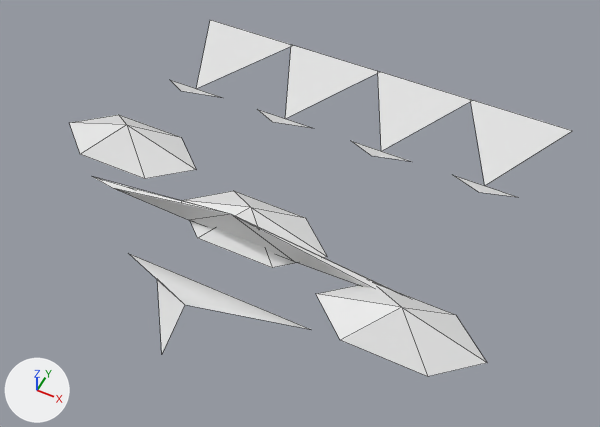
The OBJ model GameData/Meshes/Ships/aetherian/bomber_heavy.obj as it was, and as the next commit left it.
Camera for both pictures: a 50 mm lens placed at (2.37, -3.98, 5.53), pointed at (0.25, 0.26, 0.23). Lighting does not change. The marker at lower left points along +X, +Y and +Z. The older version comes first. Mesh edges are drawn as thin lines. Where no turn or scale is listed for an object, it has been applied to the vertices. Vertices at exactly the same position are counted once.

In view in the first picture: 'bomber_heavy'.
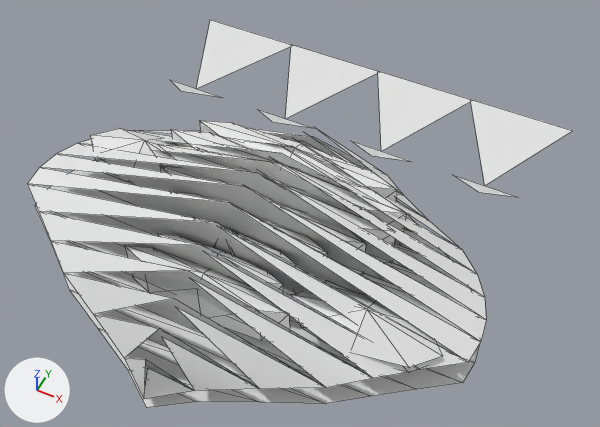
What the commit changed:
me_bomber_heavy is used by ob_bomber_heavy; location (0.0, 0.0, 0.0).
me_bomber_heavy had 66 vertices, 48 faces and spanned x -2.14..2.14, y -1.49..2.61, z 0.0..0.77.
me_bomber_heavy now has 354 vertices, 347 faces and spans x -2.05..2.05, y -1.77..2.61, z 0.0..0.91.
me_bomber_heavy part 1: the loose piece of 8 vertices spanning x -2.14..-0.76, y -0.05..0.55, z 0.32..0.57 is rebuilt with 10 vertices and now spans x -1.84..-0.61, y -0.1..0.45, z 0.35..0.55.
me_bomber_heavy part 2: the loose piece of 8 vertices spanning x -0.69..0.69, y -0.42..0.17, z 0.32..0.57 is rebuilt with 10 vertices and now spans x -0.61..0.61, y -0.49..0.06, z 0.35..0.55.
me_bomber_heavy part 3: the loose piece of 8 vertices spanning x 0.76..2.14, y -0.79..-0.2, z 0.32..0.57 is rebuilt with 10 vertices and now spans x 0.61..1.84, y -0.88..-0.33, z 0.35..0.55.
me_bomber_heavy part 4: 18 vertices removed from x -1.61..1.61, y -1.49..0.0, z 0.05..0.77; 300 vertices added at x -2.04..2.04, y -1.77..1.12, z 0.0..0.91.

What differs and where, as boxes (x1, y1, x2, y2) in the pictures (600 x 427 px):
'bomber_heavy', reshaped (9% wider, 9% taller): before (70, 20, 572, 376); after (27, 20, 572, 408)
part 1 of me_bomber_heavy, rebuilt: before (70, 115, 196, 179); after (91, 129, 177, 172)
part 2 of me_bomber_heavy, rebuilt (not visible afterwards): before (181, 191, 327, 268)
part 3 of me_bomber_heavy, rebuilt (12% narrower, 13% shorter): before (316, 285, 487, 376); after (292, 288, 442, 367)
part 4 of me_bomber_heavy, built on: before (94, 177, 397, 353); after (27, 120, 486, 408)
